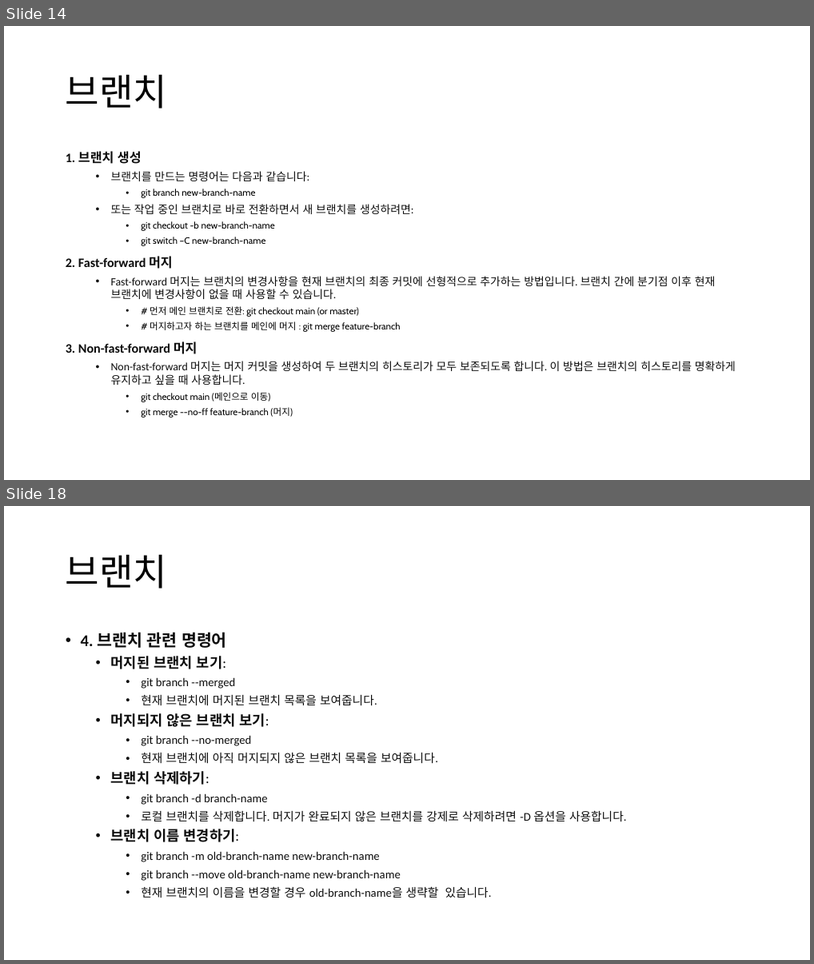
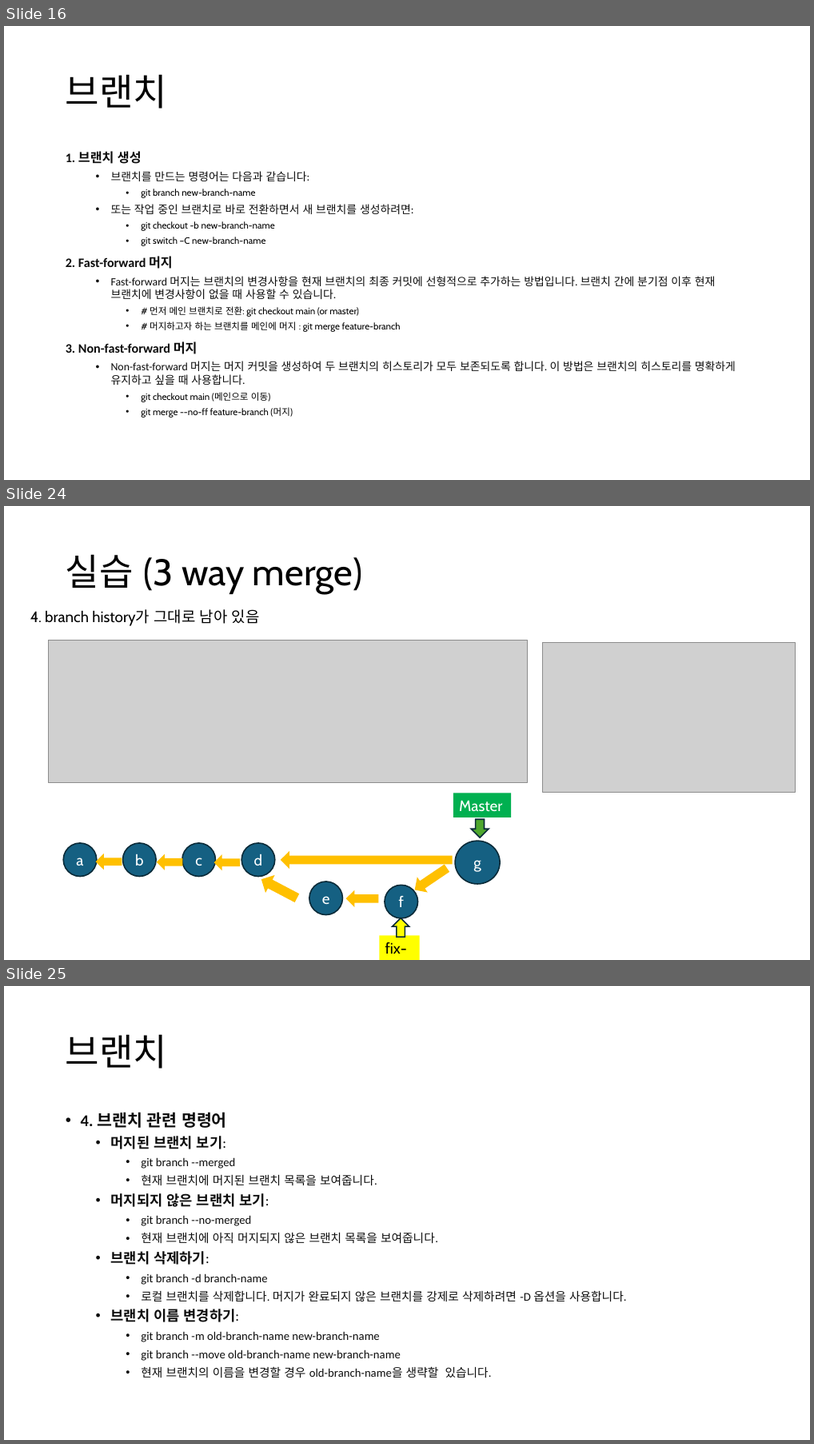
Before and after one commit to Joseph-GM/ppt-git, a slide deck: git-github-joseph.pptx. Shown one above the other, each under a label of ours: slides 14 and 18 before the commit, slides 16, 24 and 25 after it; the slides between them are not shown. The pictures are 814x964 and 814x1444 pixels, drawn with LibreOffice and Linux fonts; fonts in the diff are those of the drawing; grey boxes stand for pictures. Boxes give left, top, right and bottom in pixels: in the first picture for what was removed or moved away, otherwise in the second. Text is boxed around its words. In the diff, an @@ line names an element or a change of style, - is before the commit and + after.

Commit message:
branch finish

```diff
--- a/git-github-joseph.pptx
+++ b/git-github-joseph.pptx
@@ slide 24 added at (4, 506, 810, 960), background #FFFFFF @@
@@ title added at (66, 554, 362, 594), 44 pt, text #000000 @@
+실습 (3 way merge)
@@ text added at (30, 609, 260, 626), 18 pt, text #000000 @@
+4. branch history가 그대로 남아 있음
@@ picture added at (48, 640, 528, 783) @@
@@ picture added at (543, 642, 796, 792) @@
@@ rectangle added at (454, 792, 511, 817), fill #00B050, 18 pt, text #FFFFFF @@
+Master
@@ ellipse added at (455, 840, 500, 884), fill #156082, outline #092A39 1.5 pt, 18 pt, text #FFFFFF @@
+g
@@ down arrow added at (472, 820, 489, 837), fill #4EA72E, outline #092A39 1.5 pt @@
@@ group added at (63, 843, 275, 876): 4 ellipses, 3 right arrows @@
+a
+b
+c
+d
@@ right arrow added at (282, 852, 452, 867), fill #FFC000, outline #FFC000 1.5 pt @@
@@ right arrow added at (411, 862, 451, 896), fill #FFC000, outline #FFC000 1.5 pt @@
@@ right arrow added at (258, 872, 300, 905), fill #FFC000, outline #FFC000 1.5 pt @@
@@ ellipse added at (310, 881, 342, 914), fill #156082, outline #092A39 1.5 pt, 18 pt, text #FFFFFF @@
+e
@@ ellipse added at (385, 884, 418, 918), fill #156082, outline #092A39 1.5 pt, 18 pt, text #FFFFFF @@
+f
@@ right arrow added at (347, 892, 378, 905), fill #FFC000, outline #FFC000 1.5 pt @@
@@ rectangle added at (380, 936, 420, 960), fill #FFFF00, 18 pt, text #000000 @@
+fix-a
@@ down arrow added at (392, 918, 410, 936), fill #FFFF00, outline #092A39 1.5 pt @@
@@ what was slide 14 is now slide 16 @@
@@ what was slide 18 is now slide 25 @@
```
Also in this commit, not shown: 3 slides changed, 6 other slides added.
